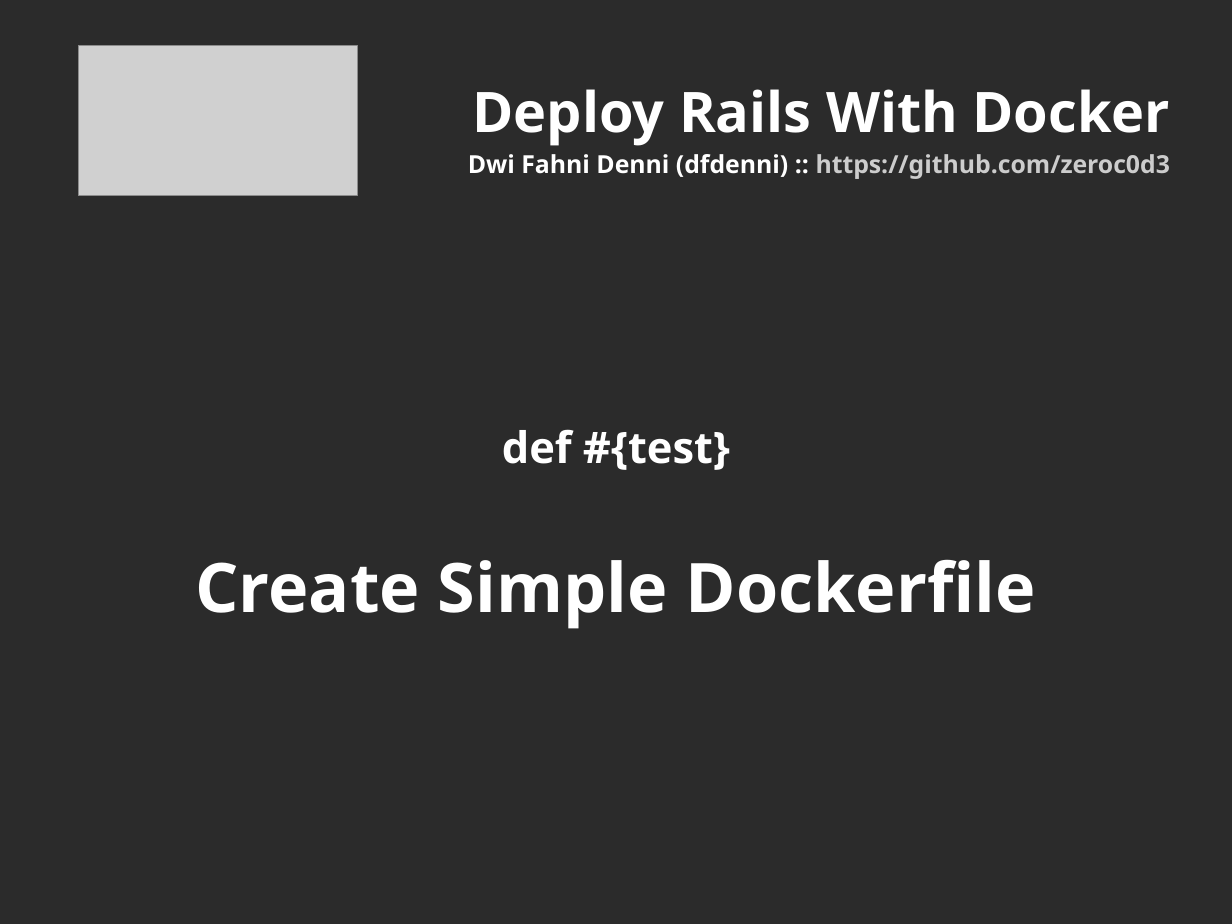
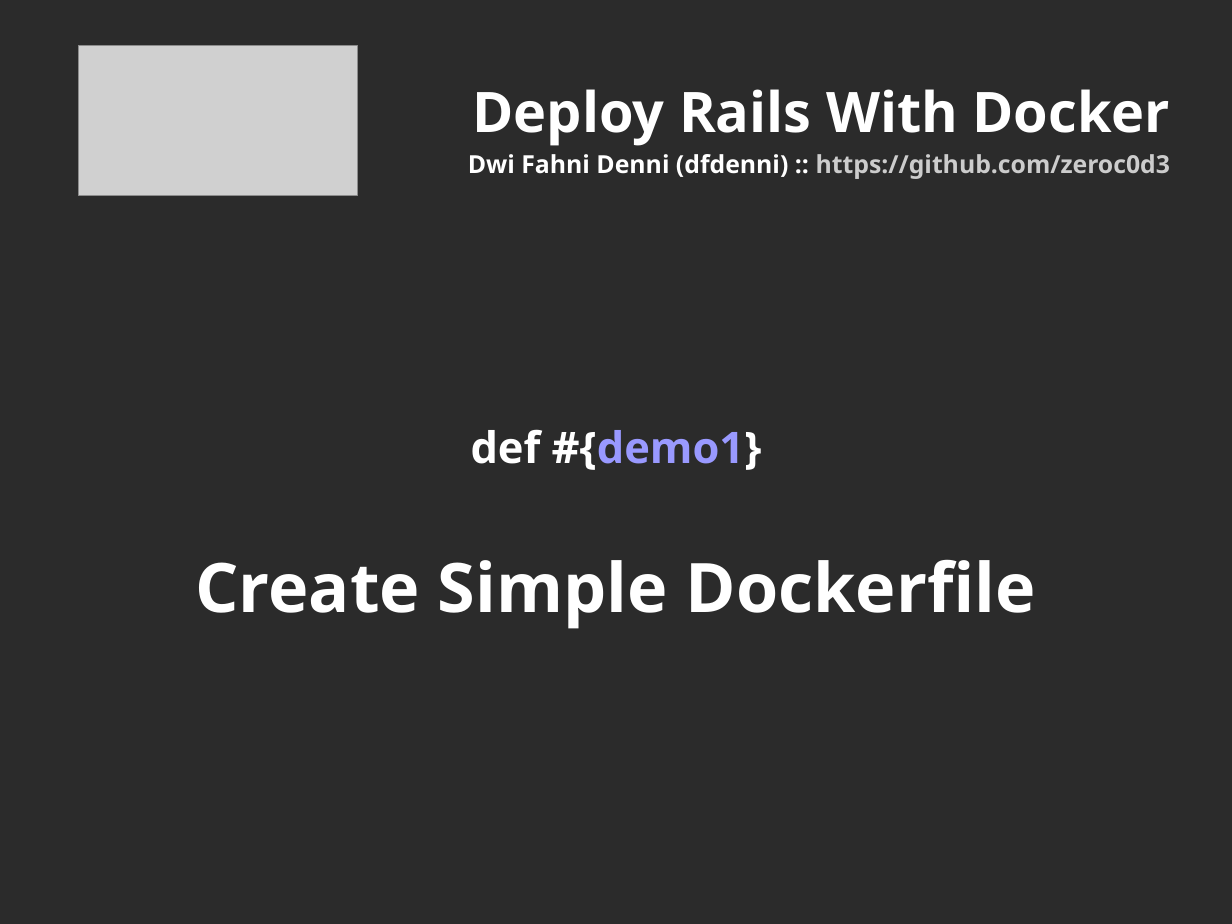
Before and after one commit to zeroc0d3/id-ruby-docker-rails, a slide deck: slide 12 of docs/docker_rails.odp. Drawn at 1232x924 pixels with LibreOffice and Linux fonts; fonts in the diff are those of the drawing; grey boxes stand for pictures; background and template pictures are left out; a plain dark background stands for a picture behind light text. Boxes give left, top, right and bottom in pixels: in the first picture for what was removed or moved away, otherwise in the second. Text is boxed around its words. In the diff, an @@ line names an element or a change of style, - is before the commit and + after.

```diff
--- a/docs/docker_rails.odp
+++ b/docs/docker_rails.odp
@@ subtitle at box(471, 429, 762, 470): text changed @@
-def #{test}
+def #{demo1}
```
Also in this commit, not shown: 8 other slides changed, 3 slides added, 1 other file.
